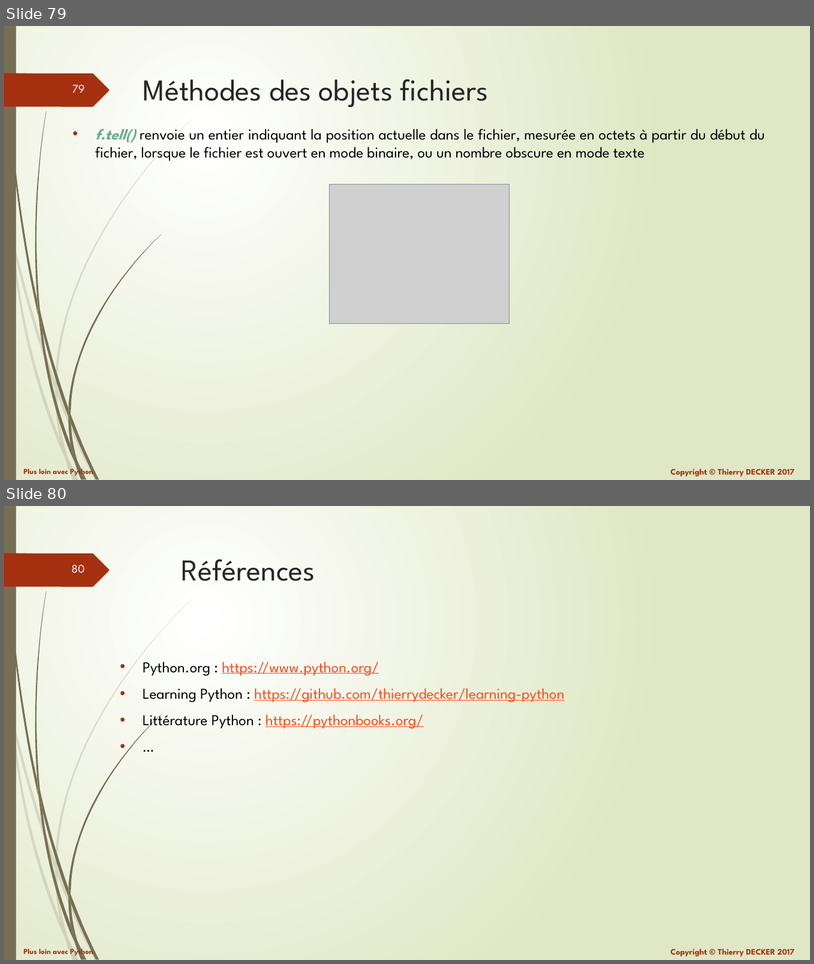
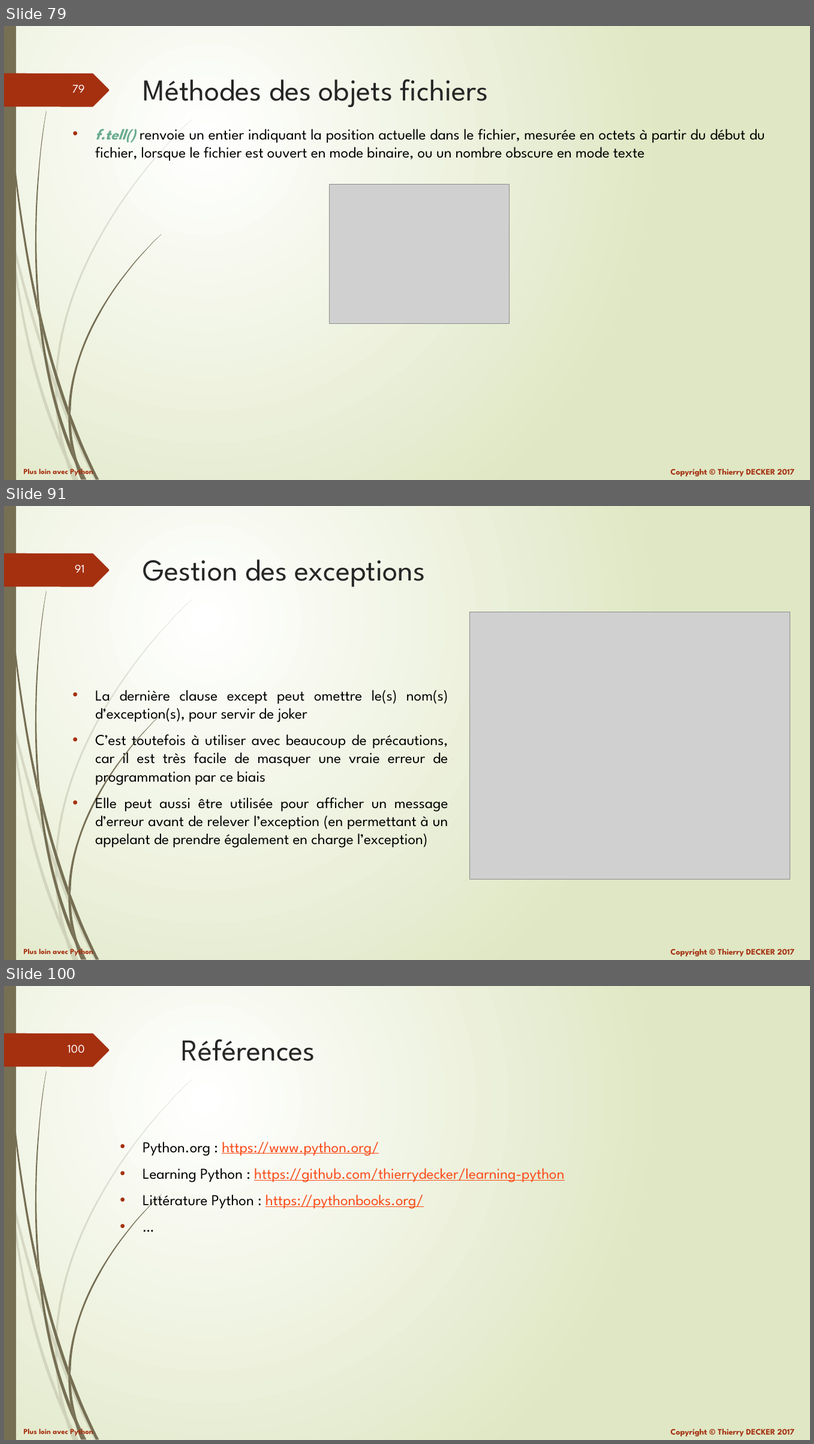
Before and after one commit to VikmanTheRacoon/learning-python, a slide deck: documentations/python-102.pptx. Shown one above the other, each under a label of ours: slides 79 and 80 before the commit, slides 79, 91 and 100 after it; the slides between them are not shown. The pictures are 814x964 and 814x1444 pixels, drawn with LibreOffice and Linux fonts; fonts in the diff are those of the drawing; grey boxes stand for pictures. Boxes give left, top, right and bottom in pixels: in the first picture for what was removed or moved away, otherwise in the second. Text is boxed around its words. In the diff, an @@ line names an element or a change of style, - is before the commit and + after.

```diff
--- a/documentations/python-102.pptx
+++ b/documentations/python-102.pptx
@@ slide 91 added at (x1=4, y1=506, x2=810, y2=960), background gradient #FFFFFF to #DFE8C4; not listed: 27 template elements that a slide beside it also shows @@
@@ title added at (x1=143, y1=559, x2=426, y2=587), 36 pt, text #262626 @@
+Gestion des exceptions
@@ picture added at (x1=470, y1=612, x2=791, y2=879) @@
@@ text added at (x1=95, y1=690, x2=449, y2=847), 18 pt, text #000000 @@
+• La dernière clause except peut omettre le(s) nom(s) d’exception(s), pour servir de joker
+• C’est toutefois à utiliser avec beaucoup de précautions, car il est très facile de masquer une vraie erreur de programmation par ce biais
+• Elle peut aussi être utilisée pour afficher un message d’erreur avant de relever l’exception (en permettant à un appelant de prendre également en charge l’exception)
@@ what was slide 80 is now slide 100 @@
@@ page number at (x1=68, y1=1045, x2=85, y2=1053): text changed @@
-80
+100
```
Also in this commit, not shown: 19 other slides added, 1 other file.
